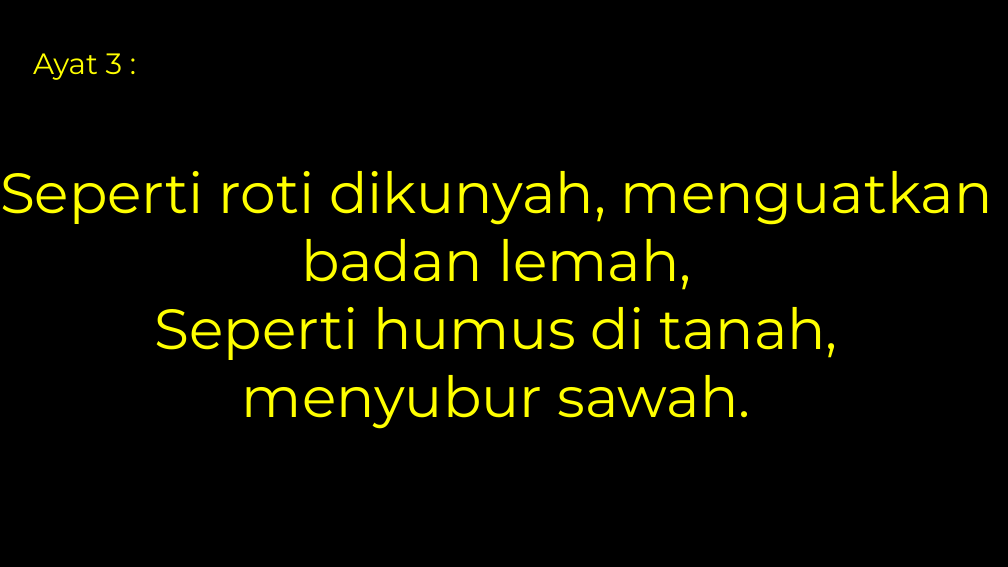
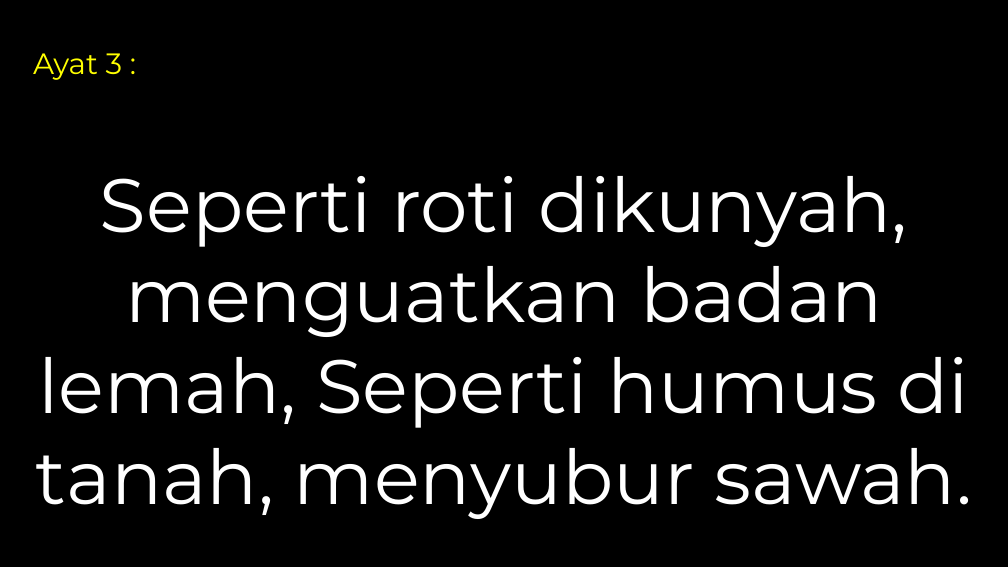
Before and after one commit to laurensius/Slide_Misa_KRC, a slide deck: slide 42 of 2020 11 tanggal 2 Misa Arwah/Slide Misa Arwah.pptx (slide 43 before the commit). Drawn at 1008x567 pixels with LibreOffice and Linux fonts; fonts in the diff are those of the drawing; background and template pictures are left out. Boxes give left, top, right and bottom in pixels: in the first picture for what was removed or moved away, otherwise in the second. Text is boxed around its words. In the diff, an @@ line names an element or a change of style, - is before the commit and + after.

```diff
--- a/2020 11 tanggal 2 Misa Arwah/Slide Misa Arwah.pptx
+++ b/2020 11 tanggal 2 Misa Arwah/Slide Misa Arwah.pptx
@@ text at [36, 176, 972, 519]: text changed; size 54 to 72 pt; text colour #FFFF00 to #FFFFFF @@
-Seperti roti dikunyah, menguatkan badan lemah,
-Seperti humus di tanah, menyubur sawah.
+Seperti roti dikunyah, menguatkan badan lemah, Seperti humus di tanah, menyubur sawah.
```
Also in this commit, not shown: 31 other slides changed, 1 slide added, 2 slides removed, 10 other files.
